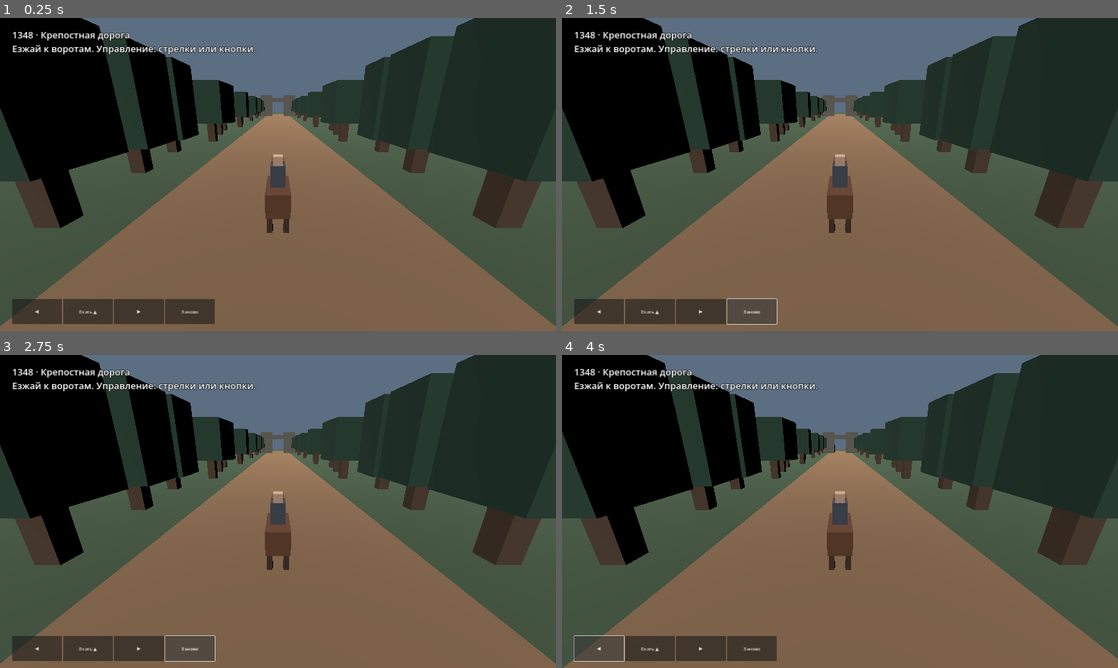
Above: before the commit, frames 1-4 (two rows, left to right).
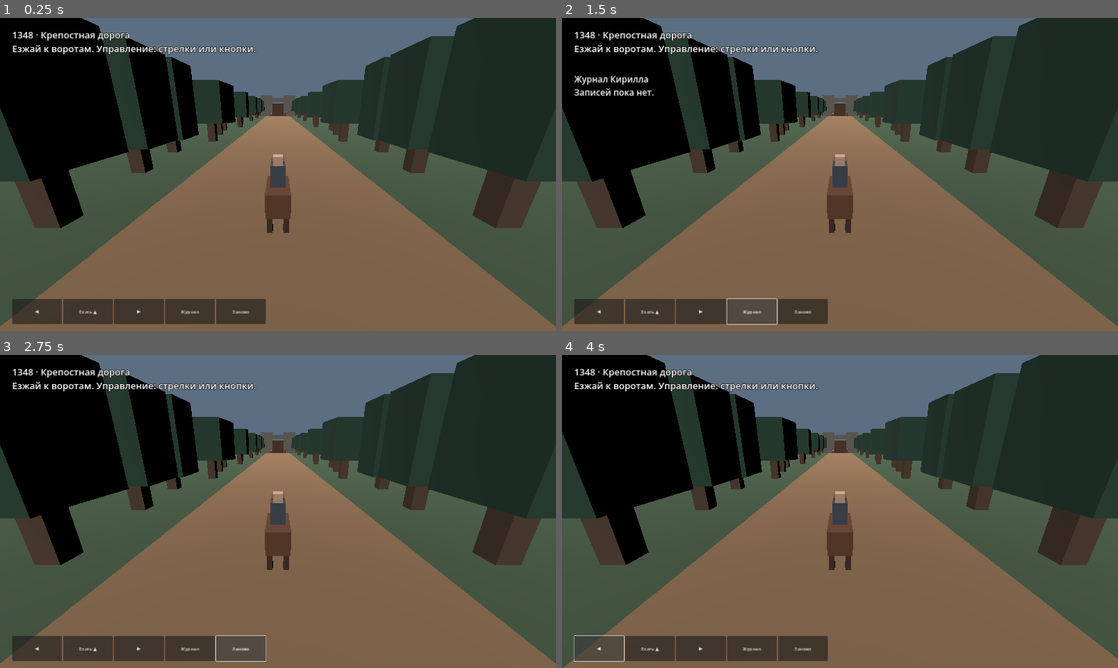
Above: after the commit, the same moments.

Repository: danilaextrem-afk/-
Game: Godot game, scene res://Content/Road.tscn
The game is run twice, just before and just after one commit, with the same random seed, the same clock (stepped at 60 frames per second) and the same inputs.
Inputs (mouse positions are in pixels of both pictures, inside the frame that each line leads up to):
- Up to frame 1 (0.25 s): no input
- Up to frame 2 (1.5 s): click "Заново" at 0.5 s; click (751, 312) at 1.25 s, where only the run after the commit has a clickable "Журнал"
- Up to frame 3 (2.75 s): click "Заново" at 2 s
- Up to frame 4 (4 s): click "Заново" at 2.75 s; click "◀" at 3.5 s

The runs differ from the first frame. In frame 1, 0.8% of the frame differs, in the area x 32-52%, y 27-98%; in frame 2, 1.2%, in the area x 2-52%, y 18-98%; in frame 3, 0.9%; in frame 4, 0.8%.

Commit message:
Add playable Silent Bell investigation on the fortress road

Diff:
--- /dev/null
+++ b/Source/gate_investigation.gd
@@ -0,0 +1,113 @@
+extends Node3D
+
+enum Stage { RIDE, FIND_MARK, ASK_GUARD, PASS_GATE, COMPLETE }
+const TABLET := Vector3(-3.5, 0, -99)
+const GUARD := Vector3(3.5, 0, -99)
+const REACH := 3.8
+var stage := Stage.RIDE
+var gate: MeshInstance3D
+var bell_player := AudioStreamPlayer.new()
+
+func piece(parent: Node3D, shape: Mesh, position_in_world: Vector3, color: Color) -> MeshInstance3D:
+	var instance := MeshInstance3D.new()
+	var material := StandardMaterial3D.new()
+	material.albedo_color = color
+	instance.material_override = material
+	instance.mesh = shape
+	parent.add_child(instance)
+	instance.position = position_in_world
+	return instance
+
+func bell(parent: Node3D, where: Vector3, scale_factor: float) -> void:
+	var body := CylinderMesh.new()
+	body.top_radius = 0.19
+	body.bottom_radius = 0.42
+	body.height = 0.56
+	var node := piece(parent, body, where, Color("#cf994c"))
+	node.scale = Vector3.ONE * scale_factor
+	var clapper := SphereMesh.new()
+	clapper.radius = 0.13
+	clapper.height = 0.26
+	piece(node, clapper, Vector3(0,-0.31,0), Color("#d8b789"))
+
+func build(forest: Node3D, city: Node3D) -> void:
+	# The two matching bells share a silhouette even at a distance.
+	bell(city, Vector3(-8.5,4.6,-44), 2.8)
+	var stone := BoxMesh.new()
+	stone.size = Vector3(1.3,2.2,0.65)
+	piece(forest, stone, TABLET + Vector3.UP*1.1, Color("#555354"))
+	bell(forest, TABLET + Vector3(0,1.5,0.5), 1.2)
+	var coat := CapsuleMesh.new()
+	coat.radius = 0.36
+	coat.height = 1.55
+	piece(forest, coat, GUARD+Vector3.UP*0.85, Color("#913d32"))
+	var head := SphereMesh.new()
+	head.radius = 0.23
+	head.height = 0.46
+	piece(forest, head, GUARD+Vector3.UP*1.8, Color("#c0a58b"))
+	var door := BoxMesh.new()
+	door.size = Vector3(6,6,0.6)
+	gate = piece(forest, door, Vector3(0,3,-104), Color("#553c2f"))
+	add_child(bell_player)
+	bell_player.stream = bell_sound()
+
+func bell_sound() -> AudioStreamWAV:
+	var sample_rate := 22050
+	var frames := sample_rate * 2
+	var samples := PackedByteArray()
+	samples.resize(frames * 2)
+	for i in frames:
+		var t := float(i)/sample_rate
+		var tone := sin(TAU*217*t) + 0.4*sin(TAU*569*t)*exp(-2*t)
+		var envelope := minf(1,t*90)*exp(-3*t)
+		samples.encode_s16(i*2, roundi(8000*tone*envelope))
+	var sound := AudioStreamWAV.new()
+	sound.format = AudioStreamWAV.FORMAT_16_BITS
+	sound.mix_rate = sample_rate
+	sound.data = samples
+	return sound
+
+func glimpse_started() -> void:
+	bell_player.play()
+
+func glimpse_ended() -> void:
+	if stage == Stage.RIDE:
+		stage = Stage.FIND_MARK
+
+func action_at(pos: Vector3) -> String:
+	if stage == Stage.FIND_MARK and pos.distance_to(TABLET) <= REACH:
+		return "Осмотреть знак"
+	if stage == Stage.ASK_GUARD and pos.distance_to(GUARD) <= REACH:
+		return "Поговорить"
+	return ""
+
+func interact(pos: Vector3) -> void:
+	if action_at(pos).is_empty():
+		return
+	if stage == Stage.FIND_MARK:
+		stage = Stage.ASK_GUARD
+		bell_player.play()
+	elif stage == Stage.ASK_GUARD:
+		stage = Stage.PASS_GATE
+		gate.position.y = 10
+
+func finish_at(pos: Vector3) -> void:
+	if stage == Stage.PASS_GATE and pos.z <= -111:
+		stage = Stage.COMPLETE
+
+func reset() -> void:
+	stage = Stage.RIDE
+	gate.position.y = 3
+	bell_player.stop()
+
+func objective() -> String:
+	match stage:
+		Stage.FIND_MARK:
+			return "У левой башни стоит камень. Сверь знак с тем, что видел в окне."
+		Stage.ASK_GUARD:
+			return "На камне тот же колокол. Спроси стражника в красном у правой башни."
+		Stage.PASS_GATE:
+			return "Стражник: «Язык сняли ещё зимой. Кто же звонит?»\nВорота открыты. Проезжай между башнями."
+		Stage.COMPLETE:
+			return "Расследование завершено · Немой колокол\nВ журнале: колокол без языка звонил в обеих эпохах."
+	return "Езжай к воротам. Управление: стрелки или кнопки."
--- a/Source/road.gd
+++ b/Source/road.gd
@@ -1,6 +1,10 @@
 extends Node3D
 
 const Glimpse = preload("res://Source/time_glimpse.gd")
+const Investigation = preload("res://Source/gate_investigation.gd")
+var quest := Investigation.new()
+var journal := Label.new()
+var action: Button
 var clock := Glimpse.new()
 var event: Dictionary = JSON.parse_string(FileAccess.get_file_as_string("res://GameData/road_glimpse.json"))
 var forest := Node3D.new()
@@ -66,6 +70,8 @@
 	block(horse,Vector3(0,2.63,0.15),Vector3(0.37,0.37,0.37),"c6a18b")
 	block(car,Vector3(0,0.65,0),Vector3(1.9,0.8,3.6),"39485c")
 	block(car,Vector3(0,1.19,0.2),Vector3(1.55,0.55,1.9),"73909e")
+	add_child(quest)
+	quest.build(forest,city)
 	var camera := Camera3D.new()
 	mount.add_child(camera)
 	camera.position = Vector3(0,4.5,7.4)
@@ -79,6 +85,11 @@
 	caption.position = Vector2(42,36)
 	caption.add_theme_font_size_override("font_size",32)
 	caption.add_theme_constant_override("outline_size",6)
+	ui.add_child(journal)
+	journal.position = Vector2(42,190)
+	journal.add_theme_font_size_override("font_size",30)
+	journal.add_theme_constant_override("outline_size",6)
+	journal.hide()
 	var row := HBoxContainer.new()
 	ui.add_child(row)
 	row.set_anchors_and_offsets_preset(Control.PRESET_BOTTOM_LEFT)
@@ -86,14 +97,22 @@
 	left = button(row,"◀")
 	ride = button(row,"Ехать ▲")
 	right = button(row,"▶")
+	action = button(row,"Осмотреть знак")
+	action.pressed.connect(interact)
+	button(row,"Журнал").pressed.connect(toggle_journal)
 	button(row,"Заново").pressed.connect(restart)
 	update_view()
 
+func toggle_journal() -> void:
+	journal.visible = not journal.visible
+
 func restart() -> void:
+	journal.hide()
 	mount.position = Vector3.ZERO
 	clock = Glimpse.new()
 	triggered = false
 	seen = false
+	quest.reset()
 	update_view()
 
 func update_view() -> void:
@@ -104,20 +123,53 @@
 	car.visible = active
 	if active:
 		caption.text = "2026 · Москва\n" + str(event.journal_clue)
-	elif seen:
-		caption.text = "1348 · Крепостная дорога\nУлика: знак колокола. Впереди крепостные ворота."
 	else:
-		caption.text = "1348 · Крепостная дорога\nЕзжай к воротам. Управление: стрелки или кнопки."
+		caption.text = "1348 · Крепостная дорога\n" + quest.objective()
+	journal.text = "Журнал Кирилла"
+	if seen:
+		journal.text += "\n• " + str(event.journal_clue)
+	if quest.stage >= Investigation.Stage.ASK_GUARD:
+		journal.text += "\n• На придорожном камне высечен такой же знак."
+	if quest.stage >= Investigation.Stage.PASS_GATE:
+		journal.text += "\n• Стражник слышал звон после того, как сняли язык."
+	if not seen:
+		journal.text += "\nЗаписей пока нет."
+	refresh_action()
+
+func refresh_action() -> void:
+	var prompt := quest.action_at(mount.position)
+	action.visible = not prompt.is_empty()
+	if action.visible:
+		action.text = prompt + " [E]"
+
+func interact() -> void:
+	quest.interact(mount.position)
+	update_view()
+
+func _unhandled_key_input(input_event: InputEvent) -> void:
+	if input_event is InputEventKey and input_event.physical_keycode == KEY_E and input_event.pressed and not input_event.echo:
+		interact()
 
 func _physics_process(delta: float) -> void:
 	var steering := Input.get_axis("ui_left","ui_right") + float(right.button_pressed) - float(left.button_pressed)
-	mount.position.x = clampf(mount.position.x + clampf(steering,-1,1)*delta*4,-4.5,4.5)
+	var half_width := 2.5 if mount.position.z < -102 else 4.5
+	mount.position.x = clampf(mount.position.x + clampf(steering,-1,1)*delta*4,-half_width,half_width)
 	if ride.button_pressed or Input.is_action_pressed("ui_up"):
-		mount.position.z = maxf(-102,mount.position.z - delta*9)
+		var through_gate := quest.stage >= Investigation.Stage.PASS_GATE and absf(mount.position.x) <= 2.5
+		var road_end := -113.0 if through_gate else -102.0
+		mount.position.z = maxf(road_end, mount.position.z - delta*9)
 	var active := clock.remaining > 0
 	clock.advance(delta)
 	if not triggered and mount.position.z <= -20:
 		triggered = clock.begin(event.duration_sec,event.cooldown)
 		seen = triggered
-	if active != (clock.remaining > 0):
+		if triggered:
+			quest.glimpse_started()
+	if active and clock.remaining == 0:
+		quest.glimpse_ended()
+	var previous_stage := quest.stage
+	quest.finish_at(mount.position)
+	if active != (clock.remaining > 0) or previous_stage != quest.stage:
 		update_view()
+	else:
+		refresh_action()
--- /dev/null
+++ b/Tests/gate_test.gd
@@ -0,0 +1,52 @@
+extends SceneTree
+const Stages = preload("res://Source/gate_investigation.gd").Stage
+var failures := PackedStringArray()
+
+func check(condition: bool, description: String) -> void:
+	if not condition:
+		failures.append(description)
+
+func _initialize() -> void:
+	call_deferred("run")
+
+func travel(road, key: String, frames: int) -> void:
+	Input.action_press(key)
+	for i in frames:
+		road._physics_process(1.0/60)
+	Input.action_release(key)
+
+func run() -> void:
+	var road = load("res://Content/Road.tscn").instantiate()
+	root.add_child(road)
+	var quest = road.quest
+	road.interact()
+	check(quest.stage == Stages.RIDE, "No interaction from spawn")
+	travel(road,"ui_up",150)
+	check(road.city.visible and not road.action.visible,"Glimpse from normal movement")
+	travel(road,"ui_up",600)
+	check(road.horse.visible and quest.stage == Stages.FIND_MARK,"Search after glimpse")
+	check(is_equal_approx(road.mount.position.z,-102),"Closed gate stops rider")
+	travel(road,"ui_right",65)
+	road.interact()
+	check(quest.stage == Stages.FIND_MARK,"Guard cannot skip clue")
+	travel(road,"ui_left",135)
+	check(road.action.visible,"Tablet button appears")
+	road.action.pressed.emit()
+	check(quest.stage == Stages.ASK_GUARD and not road.action.visible,"Inspect tablet once")
+	travel(road,"ui_right",130)
+	check(road.action.visible,"Guard button appears")
+	var press := InputEventKey.new()
+	press.physical_keycode = KEY_E
+	press.pressed = true
+	road._unhandled_key_input(press)
+	check(quest.stage == Stages.PASS_GATE and quest.gate.position.y > 6,"Guard opens gate")
+	travel(road,"ui_left",58)
+	travel(road,"ui_up",90)
+	check(quest.stage == Stages.COMPLETE,"Ride through gate to finish")
+	road.restart()
+	check(quest.stage == Stages.RIDE and quest.gate.position.y == 3 and not road.action.visible,"Restart restores quest")
+	root.remove_child(road)
+	road.free()
+	print("Gate investigation: ", "PASS" if failures.is_empty() else str(failures))
+	await create_timer(0.35).timeout
+	quit(0 if failures.is_empty() else 1)
--- a/Tests/road_test.gd
+++ b/Tests/road_test.gd
@@ -24,4 +24,6 @@
 	road.restart()
 	results.append(road.mount.position == Vector3.ZERO and not road.triggered and road.horse.visible)
 	print("Road checks: ",results)
+	road.queue_free()
+	await create_timer(0.35).timeout
 	quit(1 if false in results else 0)
Not shown, changed: Docs/06_DECISIONS_CHANGELOG.md
Not shown, changed: Docs/07_PROGRESS_STATE.md
